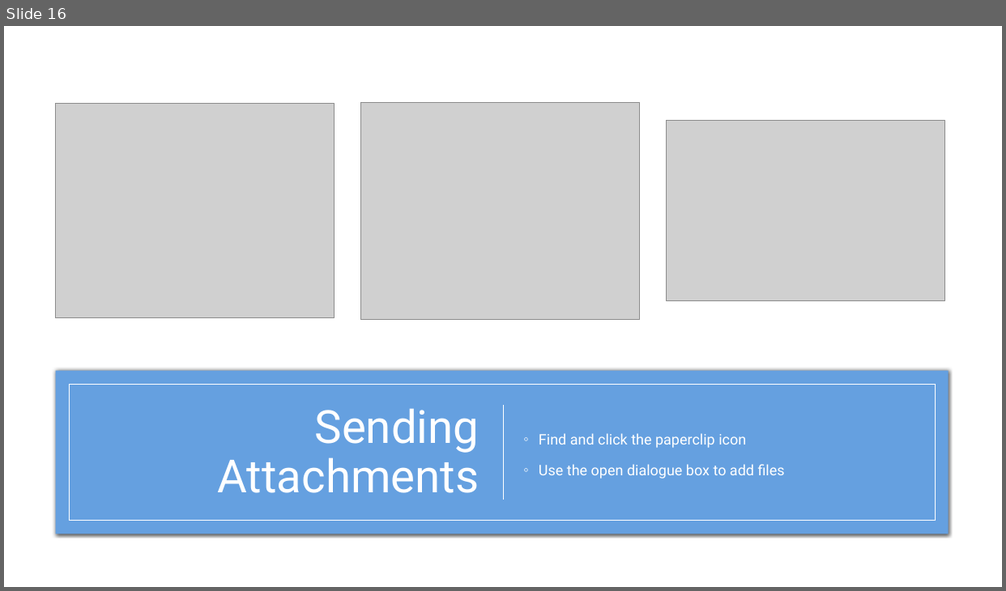
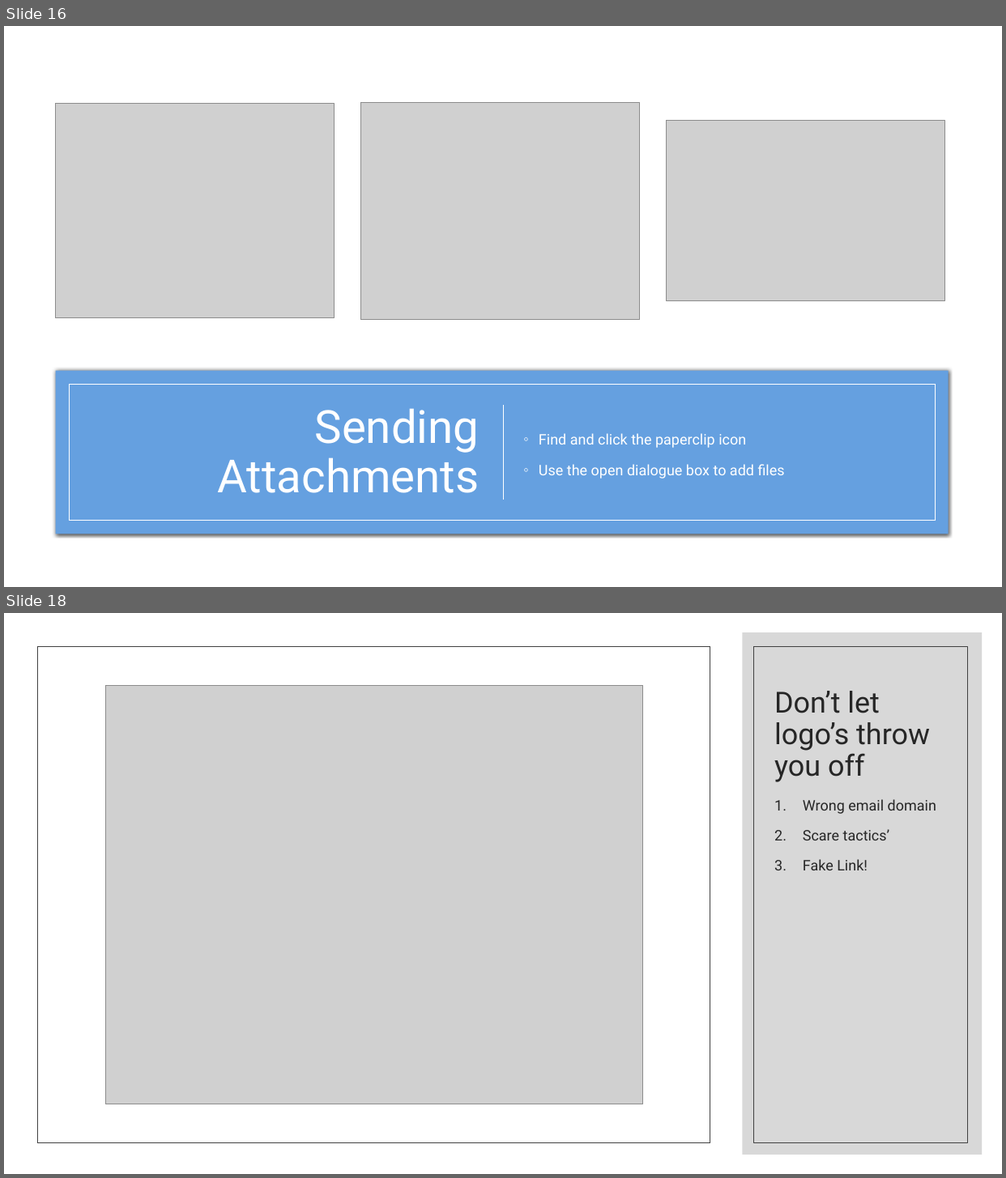
Before and after one commit to csmomentum/momentum, a slide deck: Week2/Week2Ppoint/The Internet.pptx. Shown one above the other, each under a label of ours: slide 16 before the commit, slides 16 and 18 after it; the slides between them are not shown. The pictures are 1006x591 and 1006x1178 pixels, drawn with LibreOffice and Linux fonts; fonts in the diff are those of the drawing; grey boxes stand for pictures. Boxes give left, top, right and bottom in pixels: in the first picture for what was removed or moved away, otherwise in the second. Text is boxed around its words. In the diff, an @@ line names an element or a change of style, - is before the commit and + after.

```diff
--- a/Week2/Week2Ppoint/The Internet.pptx
+++ b/Week2/Week2Ppoint/The Internet.pptx
@@ slide 18 added at <box>4,613,1002,1174</box>, background #FFFFFF @@
@@ rectangle added at <box>4,613,1002,1174</box>, fill #FFFFFF @@
@@ rectangle added at <box>742,632,982,1155</box>, fill #BFBFBF at 60% opacity @@
@@ rectangle added at <box>38,647,710,1143</box>, outline #404040 0.5 pt @@
@@ rectangle added at <box>753,647,967,1143</box>, outline #404040 0.5 pt @@
@@ picture added at <box>106,686,643,1105</box> @@
@@ title added at <box>774,691,930,782</box>, 28 pt, text #262626 @@
+Don’t let logo’s throw you off
@@ text added at <box>803,799,936,871</box>, 14 pt, text #262626 @@
+1. Wrong email domain
+2. Scare tactics’
+3. Fake Link!
```
Also in this commit, not shown: 1 other slide added, 8 other files.
